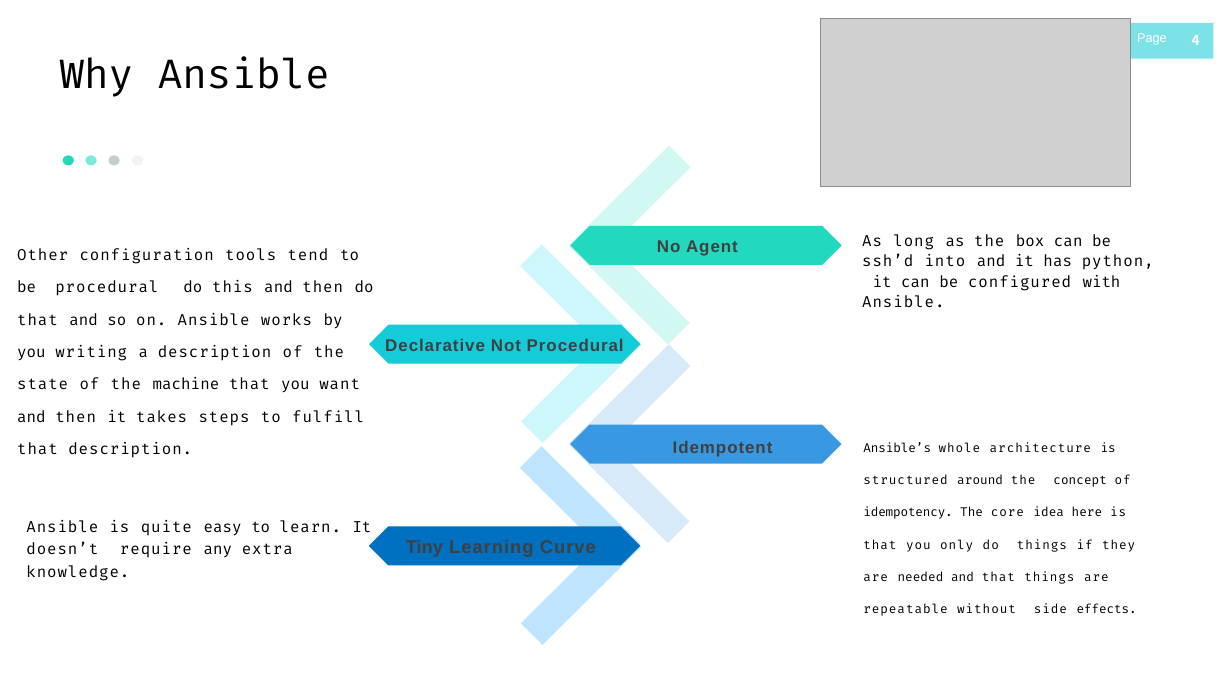
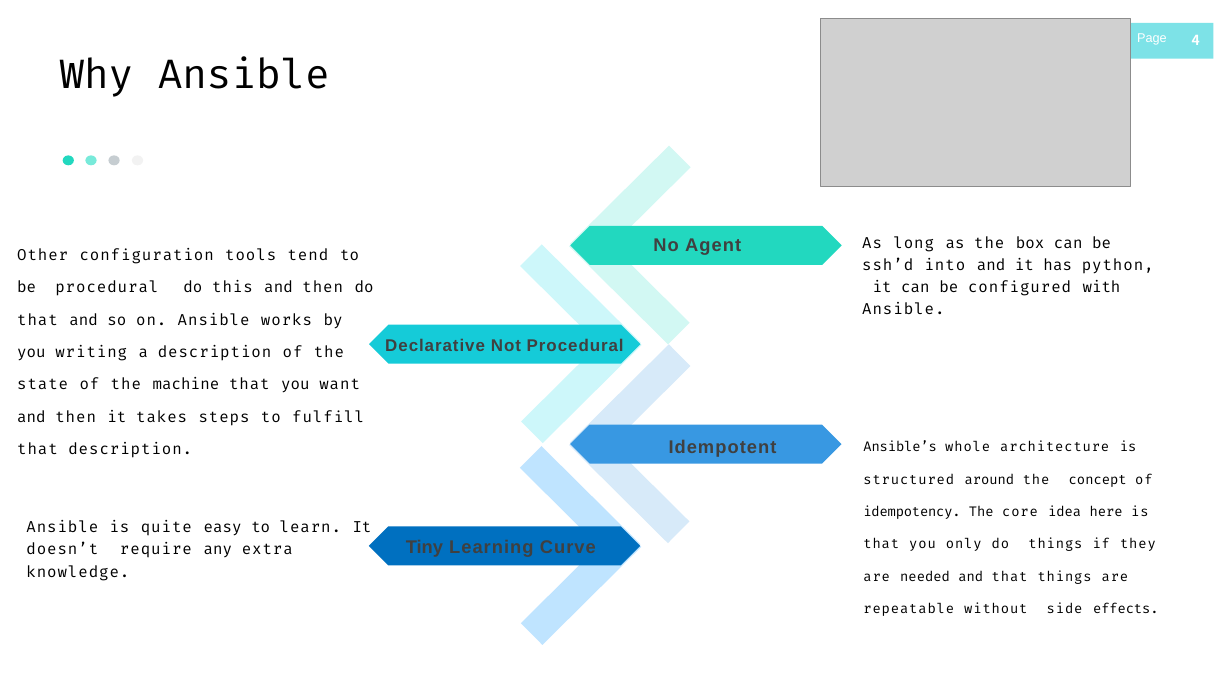
Before and after one commit to nikbarseghyan/Presentation, a slide deck: slide 4 of Ansible.pptx. Drawn at 1232x693 pixels with LibreOffice and Linux fonts; fonts in the diff are those of the drawing; grey boxes stand for pictures. Boxes give left, top, right and bottom in pixels: in the first picture for what was removed or moved away, otherwise in the second. Text is boxed around its words. In the diff, an @@ line names an element or a change of style, - is before the commit and + after.

Commit message:
Ansible

```diff
--- a/Ansible.pptx
+++ b/Ansible.pptx
@@ text "No Agent" at [653, 238, 741, 255]: size 13.3 to 14.3 pt; line spacing 1.2 to 1.1 @@
@@ text "As long as the box ..." at [862, 236, 1154, 314]: line spacing 1.1 to 1.2 @@
@@ text "Ansible’s whole architecture is structured ..." at [863, 441, 1158, 616]: size 9.6 to 10.5 pt @@
@@ text "Idempotent" at [669, 439, 777, 456]: size 13.3 to 14.3 pt; line spacing 1.2 to 1.1 @@
```
Also in this commit, not shown: 5 other slides changed.
